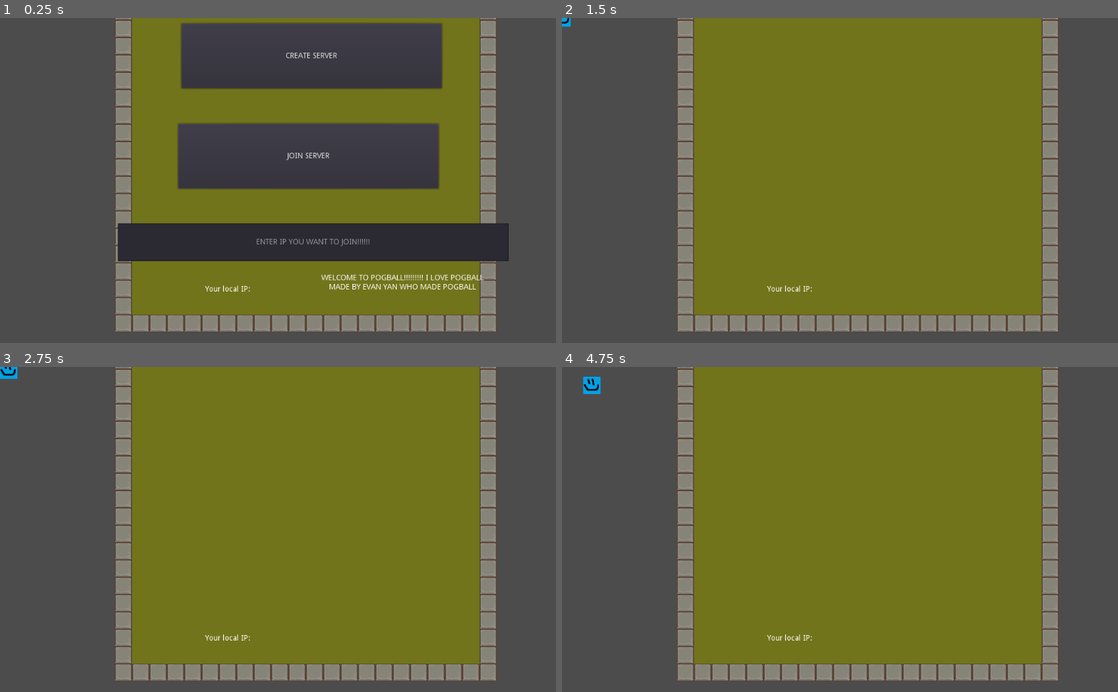
Above: before the commit, frames 1-4 (two rows, left to right).
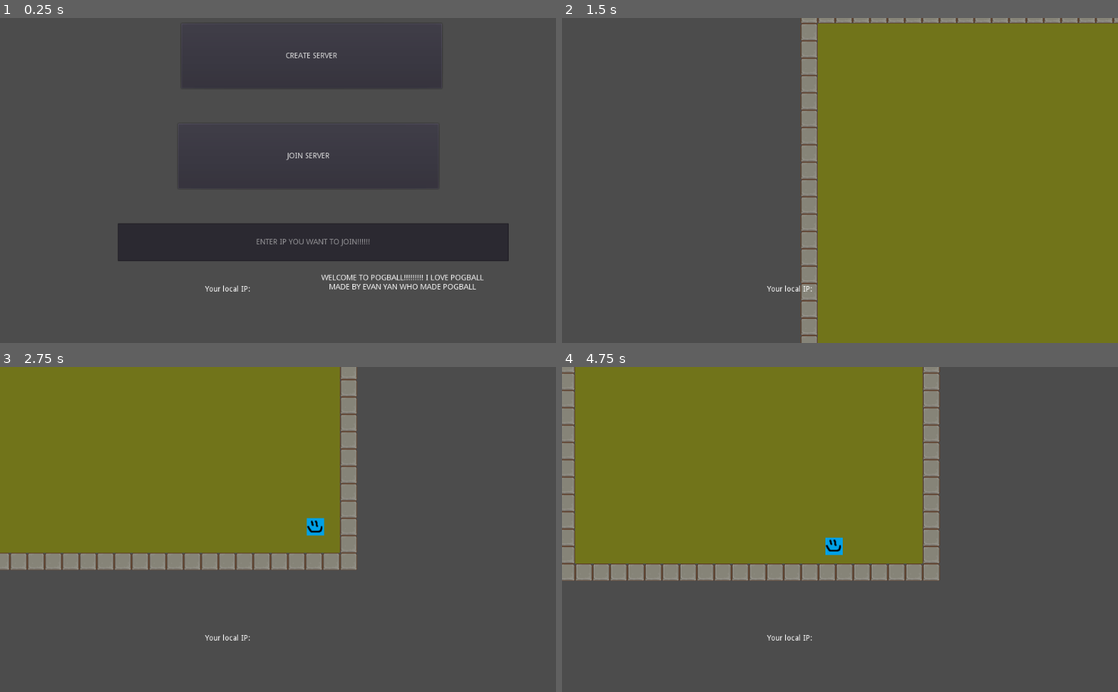
Above: after the commit, the same moments.

Repository: ev4nyan/PogBall-Online
Game: Godot game, scene res://scenes/main.tscn
The game is run twice, just before and just after one commit, with the same random seed, the same clock (stepped at 60 frames per second) and the same inputs.
Inputs (mouse positions are in pixels of both pictures, inside the frame that each line leads up to):
- Up to frame 1 (0.25 s): no input
- Up to frame 2 (1.5 s): click (873, 242) at 0.52 s; type "12" at 0.6 s; click "CREATE SERVER" at 1.25 s
- Up to frame 3 (2.75 s): move the mouse to (400, 513) at 2.02 s; press the mouse at (400, 513) at 2.03 s; hold D (right) from 2.03 s (still down); right-click (400, 513) at 2.3 s
- Up to frame 4 (4.75 s): move the mouse to (728, 545) at 2.77 s; release D (right) at 2.78 s; release the mouse at (728, 545) at 2.78 s; hold S (down) 2.78-3.53 s; right-click (728, 545) at 2.85 s; click (728, 545) at 3.05 s; move the mouse to (895, 458) at 3.52 s; press the mouse at (895, 458) at 3.53 s; hold D (right) 3.53-4.28 s; right-click (895, 458) at 3.8 s; move the mouse to (812, 594) at 4.27 s; release the mouse at (812, 594) at 4.28 s; hold W (up) from 4.28 s (still down); right-click (812, 594) at 4.35 s; click (812, 594) at 4.55 s

The runs differ from the first frame. In frame 1, 39% of the frame differs, in the area x 20-90%, y 0-97%; in frame 2, 42%; in frame 3, 57%, in the area x 0-90%, y 0-97%; in frame 4, 55%.

Commit message:
awdsas
dasdas

Diff:
--- a/projectiles/wind-aa.tscn
+++ b/projectiles/wind-aa.tscn
@@ -2,7 +2,7 @@
 
 [ext_resource path="res://assets/wind-aa.png" type="Texture" id=1]
 [ext_resource path="res://overlap/hitbox.tscn" type="PackedScene" id=2]
-[ext_resource path="res://wind-aa.gd" type="Script" id=3]
+[ext_resource path="res://scripts/wind-aa.gd" type="Script" id=3]
 
 [sub_resource type="CapsuleShape2D" id=1]
 radius = 6.0
--- a/scenes/main.tscn
+++ b/scenes/main.tscn
@@ -49,6 +49,7 @@
 
 [node name="TileMap" type="TileMap" parent="."]
 position = Vector2( -1, 0 )
+z_index = -9
 tile_set = SubResource( 5 )
 cell_size = Vector2( 32, 32 )
 cell_quadrant_size = 32
--- a/scenes/netplayer.tscn
+++ b/scenes/netplayer.tscn
@@ -10,13 +10,18 @@
 [node name="netplayer" instance=ExtResource( 2 )]
 script = ExtResource( 1 )
 
+[node name="Camera2D" type="Camera2D" parent="Sprite" index="0"]
+current = true
+smoothing_enabled = true
+smoothing_speed = 2.5
+
 [node name="Tween" type="Tween" parent="." index="2"]
 
 [node name="Network_tick_rate" type="Timer" parent="." index="3"]
 wait_time = 0.03
 autostart = true
 
-[node name="AA-Timer" type="Timer" parent="." index="4"]
+[node name="AATimer" type="Timer" parent="." index="4"]
 wait_time = 0.25
 one_shot = true
 
@@ -25,4 +30,6 @@
 [node name="CollisionShape2D" parent="hurtbox" index="0"]
 shape = SubResource( 1 )
 
+[connection signal="timeout" from="Network_tick_rate" to="." method="_on_Network_tick_rate_timeout"]
+
 [editable path="hurtbox"]
--- /dev/null
+++ b/scripts/net-wind-aa.gd
@@ -0,0 +1,49 @@
+extends Area2D
+
+var velocity = Vector2(1, 0)
+var player_rotation
+
+export(int) var speed = 1400
+export(int) var damage = 25
+
+puppet var puppet_position setget puppet_position_set
+puppet var puppet_velocity = Vector2(0, 0)
+puppet var puppet_rotation = 0
+
+onready var initial_position = global_position
+
+var player_owner = 0
+
+func _ready() -> void:
+	visible = false
+	yield(get_tree(), "idle_frame")
+
+	if get_tree().has_network_peer():
+		if is_network_master():
+			velocity = velocity.rotated(player_rotation)
+			rotation = player_rotation
+			rset("puppet_velocity", velocity)
+			rset("puppet_rotation", rotation)
+			rset("puppet_position", global_position)
+
+	visible = true
+
+func _process(delta: float) -> void:
+	if get_tree().has_network_peer():
+		if is_network_master():
+			global_position += velocity * speed * delta
+		else:
+			rotation = puppet_rotation
+			global_position += puppet_velocity * speed * delta
+
+func puppet_position_set(new_value) -> void:
+	puppet_position = new_value
+	global_position = puppet_position
+
+sync func destroy() -> void:
+	queue_free()
+
+func _on_Destroy_timer_timeout():
+	if get_tree().has_network_peer():
+		if get_tree().is_network_server():
+			rpc("destroy")
--- a/scripts/net_player_click.gd
+++ b/scripts/net_player_click.gd
@@ -4,10 +4,12 @@
 #onready var attackTimer = $AATimer
 onready var tween = $Tween
 
-
+var speed = 0
 var moving = false
 var destination = Vector2()
 var movement = Vector2()
+var puppet_movement = Vector2()
+onready var attackTimer = $AATimer
 #var move_direction
 
 puppet var puppet_position = Vector2.ZERO setget puppet_position_set
@@ -20,18 +22,48 @@
 	tween.interpolate_property(self, "global_position", global_position, puppet_position, 0.1)
 	tween.start()
 
+
+func throw_dagger(dagger_direction):
+	if DAGGER:
+		var dagger = DAGGER.instance()
+		get_tree().current_scene.add_child(dagger)
+		dagger.global_position = self.global_position
+
+		var dagger_rotation = dagger_direction.angle()
+		dagger.rotation = dagger_rotation
+		yield(get_tree().create_timer(0.2), "timeout")
+		if is_instance_valid(dagger):
+			dagger.destroy()
+	attackTimer.start()
+
+
 func _process(delta):
 	if is_network_master():
+
 		if Input.is_action_pressed('click'):
+			moving = true
 			destination = get_global_mouse_position()
-			movement = position.direction_to(destination) * 250
+			movement = position.direction_to(destination) * speed
+		if not moving:
+			speed = 0
+		else:
+			speed = 200
+
+
+
+
+
+
+
 		#move_direction = rad2deg(destination.angle_to_point(position))
-			if position.distance_to(destination) > 32:
-				movement = move_and_slide(movement)
+		if position.distance_to(destination) > 1:
+			movement = move_and_slide(movement)
+		else:
+			moving = false
 	else:
 #		rotation_degrees = lerp(rotation_degrees, puppet_rotation, delta * 8)
 		if not tween.is_active():
-			move_and_slide(puppet_velocity * 250)
+			move_and_slide(puppet_velocity * speed)
 func _on_Network_tick_rate_timeout():
 	if is_network_master():
 		rset_unreliable("puppet_position", global_position)
--- a/scripts/network.gd
+++ b/scripts/network.gd
@@ -8,6 +8,9 @@
 var client = null
 
 var ip_address = ""
+
+var networked_object_name_index = 0 setget networked_object_name_index_set
+puppet var puppet_networked_object_name_index = 0 setget puppet_networked_object_name_index_set
 
 
 func _ready():
@@ -37,3 +40,12 @@
 	OS.alert("connected to server")
 func _server_disconnected():
 	OS.alert("dc'ed from serv")
+
+func puppet_networked_object_name_index_set(new_value):
+	networked_object_name_index = new_value
+
+func networked_object_name_index_set(new_value):
+	networked_object_name_index = new_value
+
+	if get_tree().is_network_server():
+		rset("puppet_networked_object_name_index", networked_object_name_index)
--- a/scripts/network_setup.gd
+++ b/scripts/network_setup.gd
@@ -5,12 +5,12 @@
 onready var multiplayer_config_ui = $multiplayer_config
 onready var server_ip_address = $multiplayer_config/server_ip
 onready var your_ip = $CanvasLayer/your_ip
-
+onready var xTileMap = get_parent().get_node("TileMap")
 func _ready():
 	get_tree().connect("network_peer_connected", self, "_player_connected")
 	get_tree().connect("network_peer_disconnected", self, "_player_disconnected")
 	get_tree().connect("connected_to_server", self, "_connected_to_server")
-
+	xTileMap.hide()
 	your_ip.text = "Your local IP: " + Network.ip_address
 
 
@@ -27,7 +27,7 @@
 func _on_create_server_pressed():
 	multiplayer_config_ui.hide()
 	Network.create_server()
-
+	xTileMap.show()
 	instance_player(get_tree().get_network_unique_id())
 
 
@@ -41,10 +41,11 @@
 	print("hi")
 	if server_ip_address.text:
 		multiplayer_config_ui.hide()
+		xTileMap.show()
 		Network.ip_address = server_ip_address.text
 		Network.join_server()
 
 func instance_player(id):
-	var player_instance = Global.instance_node_at_location(player, Players, Vector2(0,0))
+	var player_instance = Global.instance_node_at_location(player, Players, Vector2(rand_range(0,1280), rand_range(0,720)))
 	player_instance.name = str(id)
 	player_instance.set_network_master(id)
Renamed: project copy.godot -> project2.godot
Renamed: wind-aa.gd -> scripts/wind-aa.gd
